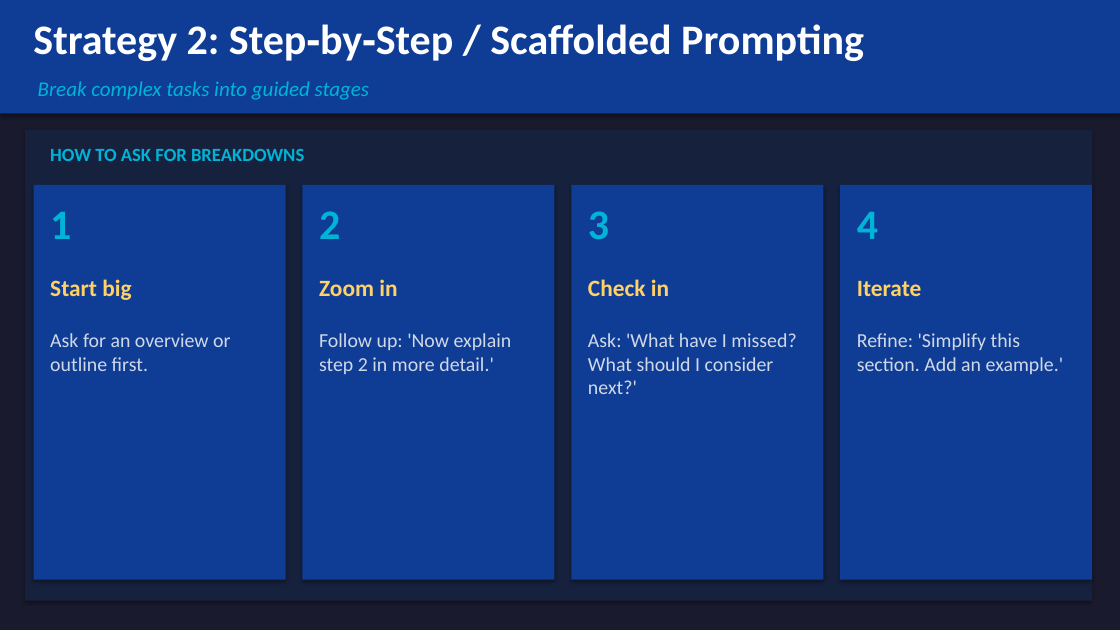
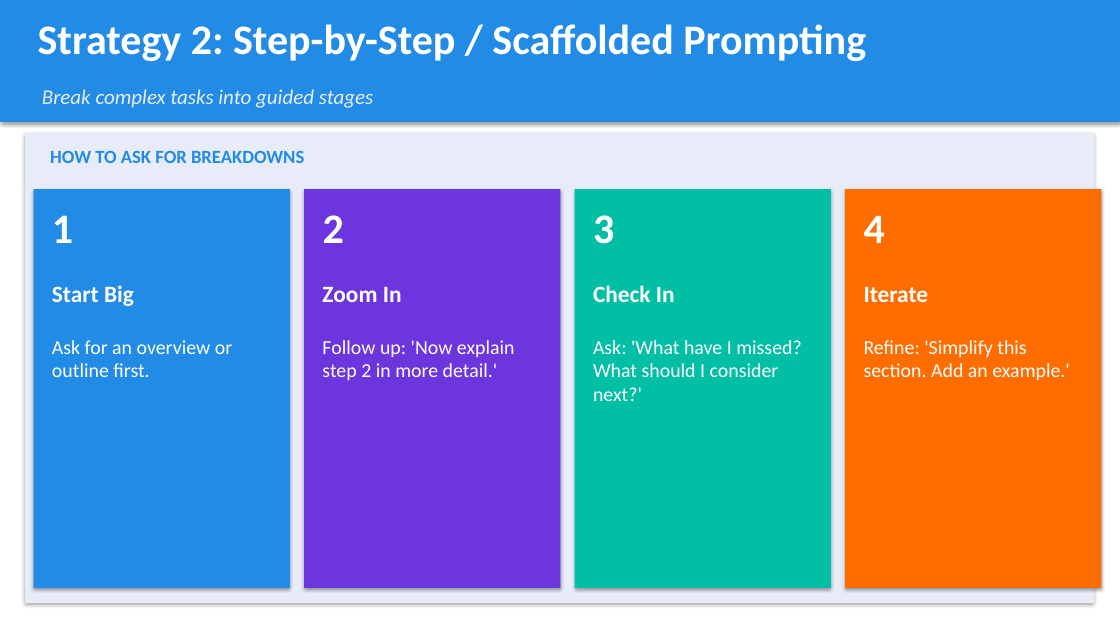
Before and after one commit to pegleg31/powerpoints, a slide deck: slide 20 of AI_Workshop_Presentation.pptx (slide 32 before the commit). Drawn at 1120x630 pixels with LibreOffice and Linux fonts; fonts in the diff are those of the drawing. Boxes give left, top, right and bottom in pixels: in the first picture for what was removed or moved away, otherwise in the second. Text is boxed around its words. In the diff, an @@ line names an element or a change of style, - is before the commit and + after.

```diff
--- a/AI_Workshop_Presentation.pptx
+++ b/AI_Workshop_Presentation.pptx
@@ background #1A1A2E to #FFFFFF @@
@@ rectangle: place and size @@
-rectangle at box(0, 0, 1120, 113)
+rectangle at box(0, 0, 1120, 122)
@@ rectangle at box(0, 0, 1120, 122): fill #0F3D96 to #228BE6 @@
@@ text at box(38, 24, 866, 61): text changed @@
-Strategy 2: Step‑by‑Step / Scaffolded Prompting
+Strategy 2: Step-by-Step / Scaffolded Prompting
@@ text "Break complex tasks into guided ...": place and size @@
-text "Break complex tasks into guided ..." at box(38, 81, 369, 100)
+text "Break complex tasks into guided ..." at box(42, 89, 373, 108)
@@ text "Break complex tasks into guided ..." at box(42, 89, 373, 108): text colour #00B4D8 to #E8ECF8 @@
@@ rectangle at box(25, 133, 1095, 603): fill #16213E to #E8ECF8 @@
@@ text "HOW TO ASK FOR BREAKDOWNS" at box(50, 151, 304, 163): text colour #00B4D8 to #228BE6 @@
@@ rectangle at box(34, 189, 290, 588): fill #0F3D96 to #228BE6 @@
@@ rectangle: place and size @@
-rectangle at box(34, 185, 286, 580)
+rectangle at box(34, 189, 290, 588)
@@ rectangle: place and size @@
-rectangle at box(302, 185, 555, 580)
+rectangle at box(304, 189, 560, 588)
@@ rectangle at box(304, 189, 560, 588): fill #0F3D96 to #6C35DE @@
@@ rectangle: place and size @@
-rectangle at box(571, 185, 823, 580)
+rectangle at box(575, 189, 831, 588)
@@ rectangle at box(575, 189, 831, 588): fill #0F3D96 to #00BFA5 @@
@@ rectangle: place and size @@
-rectangle at box(840, 185, 1092, 580)
+rectangle at box(845, 189, 1102, 588)
@@ rectangle at box(845, 189, 1102, 588): fill #0F3D96 to #FF6D00 @@
@@ text colour #00B4D8 to #FFFFFF in 4 elements at box(52, 215, 73, 243), box(323, 215, 344, 243), box(593, 215, 614, 244), box(864, 215, 885, 243) @@
@@ text at box(52, 285, 134, 306): text changed; text colour #FFD166 to #FFFFFF @@
-Start big
+Start Big
@@ text at box(322, 287, 402, 302): text changed; text colour #FFD166 to #FFFFFF @@
-Zoom in
+Zoom In
@@ text at box(593, 285, 675, 302): text changed; text colour #FFD166 to #FFFFFF @@
-Check in
+Check In
@@ text "Iterate" at box(864, 287, 928, 302): text colour #FFD166 to #FFFFFF @@
@@ text "Ask for an overview or ...": place and size @@
-text "Ask for an overview or ..." at box(50, 333, 230, 371)
+text "Ask for an overview or ..." at box(52, 340, 232, 377)
@@ text colour #D0D8E8 to #FFFFFF in 4 elements at box(52, 340, 232, 377), box(322, 340, 515, 380), box(593, 340, 801, 401), box(864, 340, 1069, 381) @@
@@ 3 texts: place and size @@
-3 texts at box(319, 333, 1063, 394)
+3 texts at box(322, 340, 1069, 401)
```
Also in this commit, not shown: 43 other slides changed, 12 slides removed, 1 other file.
